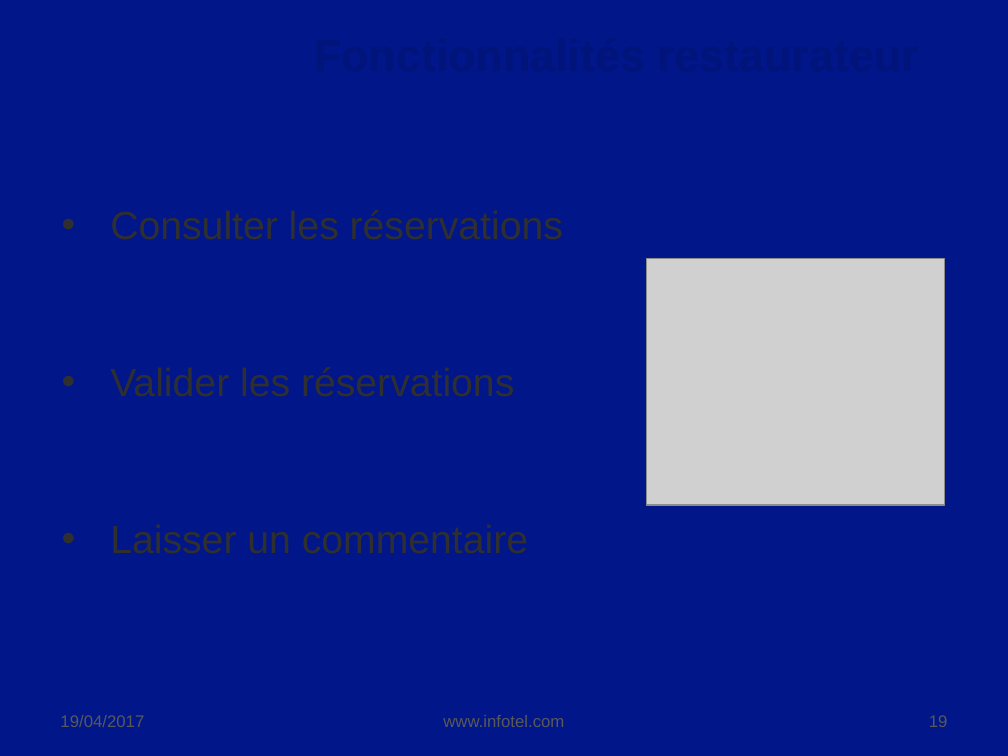
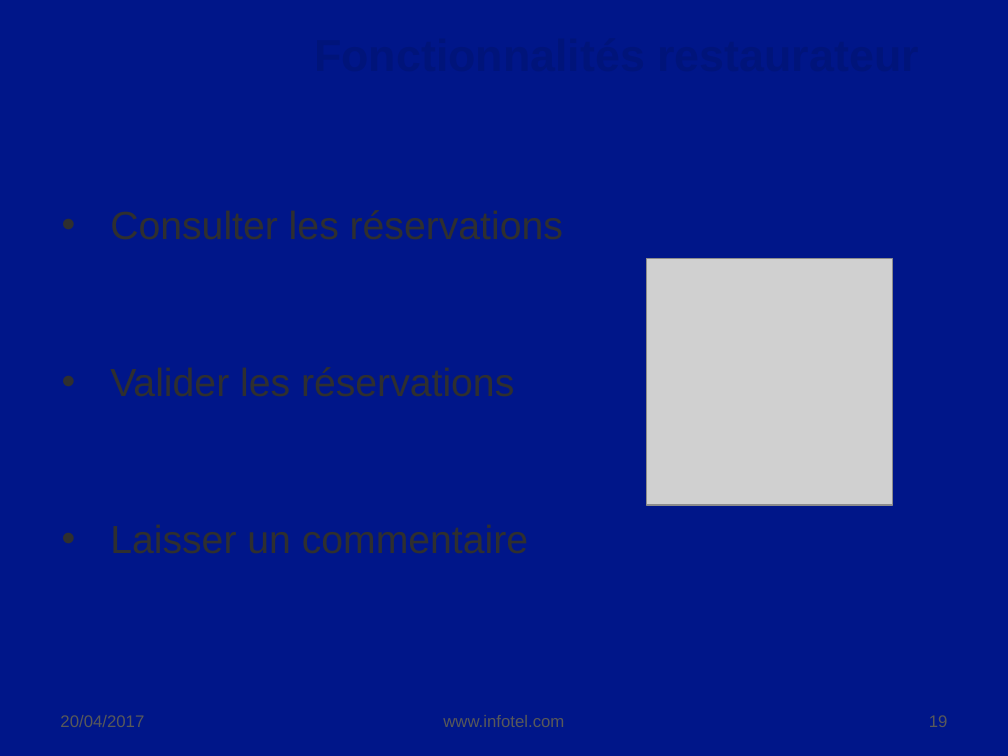
Before and after one commit to AlexandrePerrusset/GGourmand, a slide deck: slide 19 of PPT Gastronome Gourmand.pptx. Drawn at 1008x756 pixels with LibreOffice and Linux fonts; fonts in the diff are those of the drawing; grey boxes stand for pictures; background and template pictures are left out. Boxes give left, top, right and bottom in pixels: in the first picture for what was removed or moved away, otherwise in the second. Text is boxed around its words. In the diff, an @@ line names an element or a change of style, - is before the commit and + after.

```diff
--- a/PPT Gastronome Gourmand.pptx
+++ b/PPT Gastronome Gourmand.pptx
@@ picture resized from (x1=647, y1=259, x2=944, y2=505) to (x1=647, y1=259, x2=893, y2=505) @@
@@ text at (x1=60, y1=715, x2=144, y2=727): text changed @@
-19/04/2017
+20/04/2017
```
Also in this commit, not shown: 21 other slides changed.
